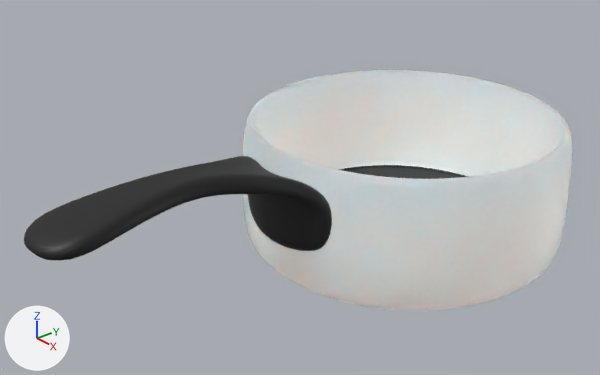
Before and after pictures for a commit that changed the Blender file shapeshifting_pots/pots.blend.
Camera for both pictures: a camera (50 mm lens) standing at (3.02, -3.36, 2.35) and looking at (-0.06, -0.74, 0.47). The axes (+X, +Y, +Z) are drawn at lower left. The lights are the same throughout.

Before the edit, the objects in view are built like this:
```python
me_circle = bpy.data.meshes.new('Circle')
me_circle.from_pydata(...)  # 58 vertices, 37 faces; spans x -1.0..1.0, y -2.3..1.0, z 0.0..0.78
me_circle.polygons.foreach_set('use_smooth', [True] * 37)
# faces by material slot: [12, 16, 9]
me_circle.materials.append(mat_handle)  # black #191919
me_circle.materials.append(mat_pot)  # white #e7e7e7
me_circle.materials.append(mat_pot_bottom)  # black #191919
ob_circle = bpy.data.objects.new('Circle', me_circle)
ob_circle.location = (0.0, 0.0, 0.0)
_vg = ob_circle.vertex_groups.new(name='Pot')
_vg.add([0, 1, 2, 3, 4, 5, 6, 7, 8, 9, 10, 11, 12, 13, 14, 15, 16, 17, 18, 19, 20, 21, 22, 23, 24, 25, 26, 27, 28, 29, 30, 31], 1.0, 'REPLACE')
_vg = ob_circle.vertex_groups.new(name='Handle')
_vg.add([32, 33, 34, 35, 36, 37, 38, 39, 40, 41, 42, 43, 44, 45, 46, 47, 48, 49, 50, 51, 52, 53, 54, 55, 56, 57], 1.0, 'REPLACE')
_m = ob_circle.modifiers.new('Subdivision', 'SUBSURF')
_m.render_levels = 1
_m = ob_circle.modifiers.new('Handle', 'SOLIDIFY')
_m.thickness = 0.1
_m.offset = 0.0
_m.vertex_group = 'Handle'
_m.use_flip_normals = True
_m.nonmanifold_merge_threshold = 0.0003
_m = ob_circle.modifiers.new('Pot', 'SOLIDIFY')
_m.thickness = 0.08
_m.offset = 0.5
_m.vertex_group = 'Pot'
_m.use_rim_only = True
_m.nonmanifold_merge_threshold = 0.0003
_m = ob_circle.modifiers.new('Subdivision.001', 'SUBSURF')
_m.levels = 2
```
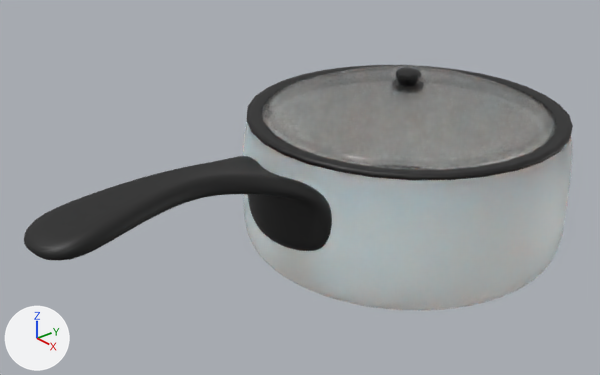
Commit message: Update scene with basic top to the pot model

What differs and where, as boxes (x1, y1, x2, y2) in the pictures (600 x 375 px):
'Circle.001', added
    after: (247, 65, 573, 180)
    faces in mat_glass (white #e7e7e7): (261, 66, 557, 170)
    faces in mat_handle (black #191919): (396, 68, 421, 85)

The change, as a diff of the scene's bpy script:
```diff
--- a/shapeshifting_pots/pots.blend.py
+++ b/shapeshifting_pots/pots.blend.py
@@ mat_glass @@
+mat_glass = principled_material('Glass')
+mat_glass.base_color = (0.8, 0.8, 0.8)  # white #e7e7e7
+mat_glass.roughness = 0.2
+mat_glass.ior = 1.45
+mat_glass.alpha = 0.5
+mat_glass.transmission_weight = 1.0
@@ me_circle_001 @@
+me_circle_001.from_pydata(...)  # 72 vertices, 43 faces; spans x -1.01..1.01, y -1.01..1.01, z 0.68..1.01
+me_circle_001.polygons.foreach_set('use_smooth', [True] * 43)
+# faces by material slot: [16, 17, 10]
+me_circle_001.materials.append(mat_handle)  # black #191919
+me_circle_001.materials.append(mat_glass)  # white #e7e7e7
+me_circle_001.materials.append(mat_handle)  # black #191919
@@ ob_circle_001 @@
+ob_circle_001 = bpy.data.objects.new('Circle.001', me_circle_001)
+ob_circle_001.location = (0.0, 0.0, 0.0)
+_m = ob_circle_001.modifiers.new('Subdivision', 'SUBSURF')
+_m.levels = 3
+_m.render_levels = 3
+_m = ob_circle_001.modifiers.new('Solidify', 'SOLIDIFY')
+_m.thickness = 0.025
+_m.nonmanifold_merge_threshold = 0.0003
```
